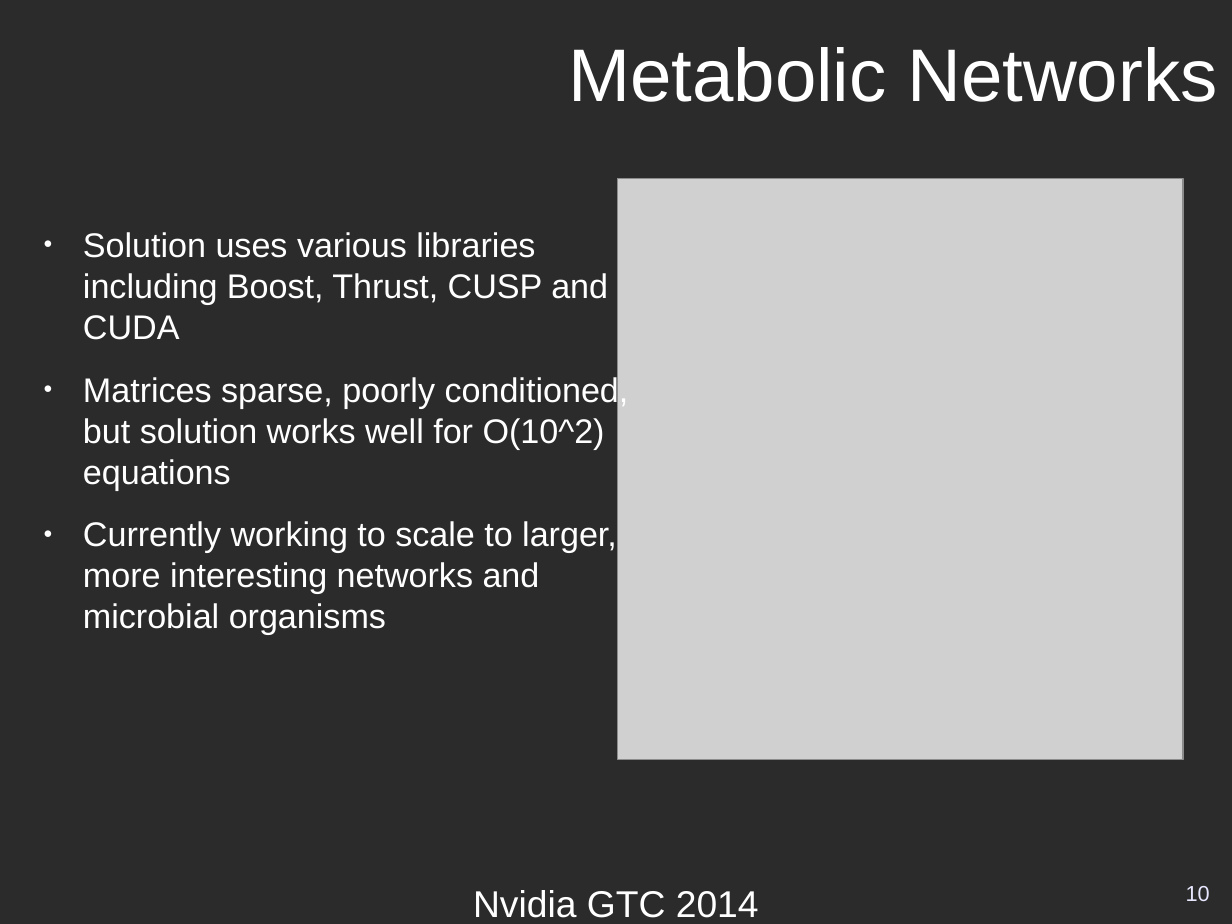
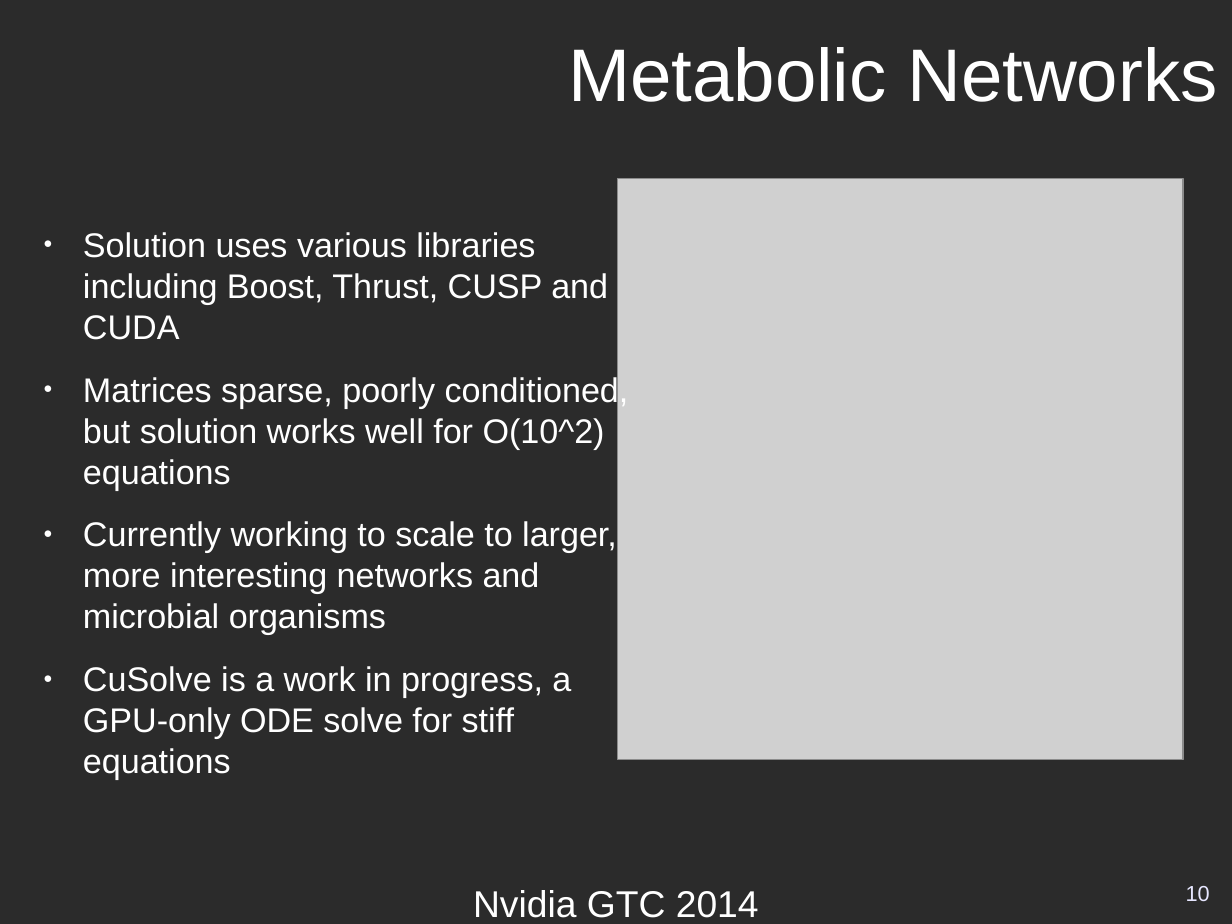
Before and after one commit to wjb19/talk-bits, a slide deck: slide 10 of 2014/gtc_2014.odp. Drawn at 1232x924 pixels with LibreOffice and Linux fonts; fonts in the diff are those of the drawing; grey boxes stand for pictures; background and template pictures are left out; a plain dark background stands for a picture behind light text. Boxes give left, top, right and bottom in pixels: in the first picture for what was removed or moved away, otherwise in the second. Text is boxed around its words. In the diff, an @@ line names an element or a change of style, - is before the commit and + after.

```diff
--- a/2014/gtc_2014.odp
+++ b/2014/gtc_2014.odp
@@ text at [83, 666, 571, 780]: paragraph added @@
+● CuSolve is a work in progress, a GPU-only ODE solve for stiff equations
```
Also in this commit, not shown: 2 other slides changed.
